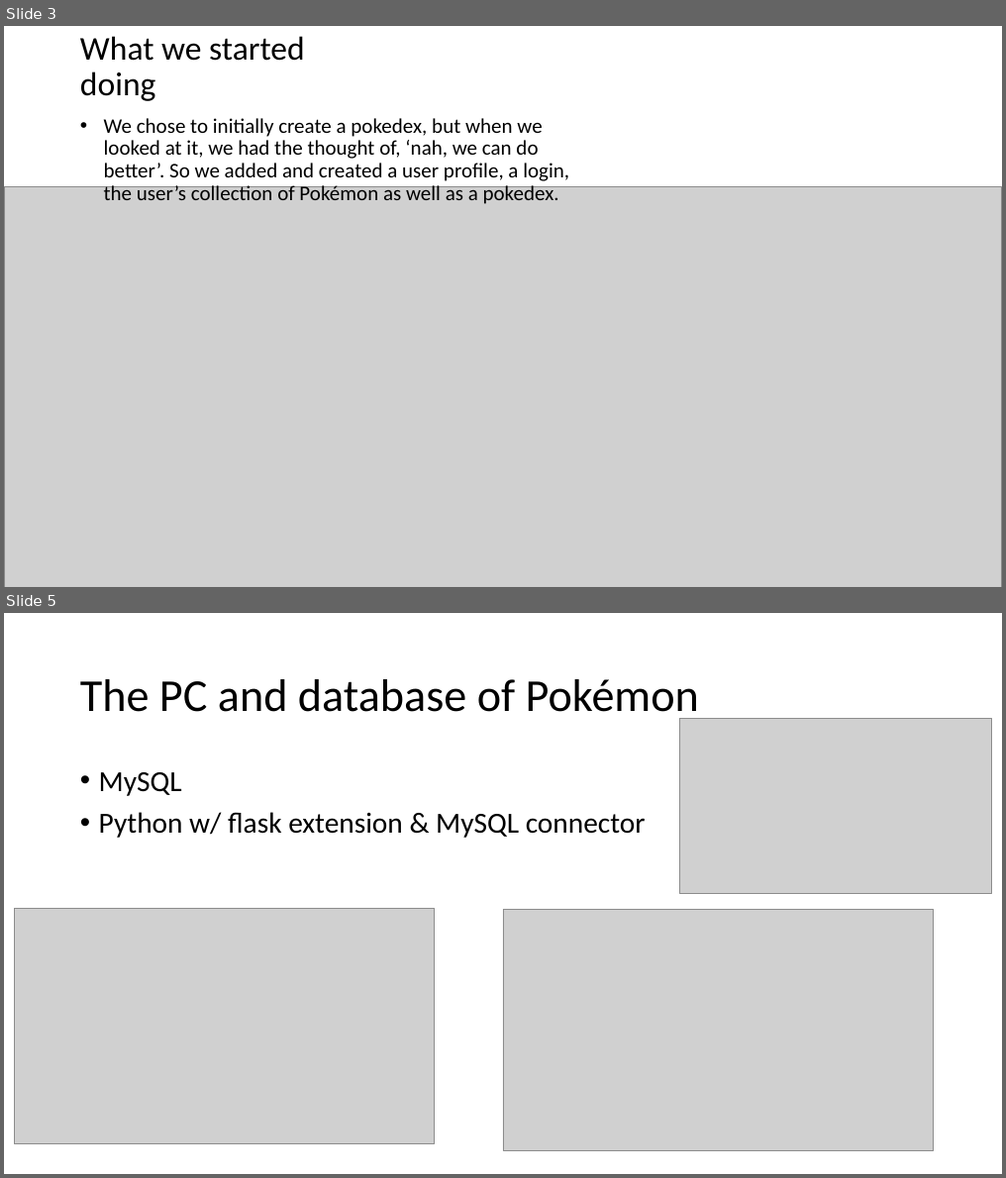
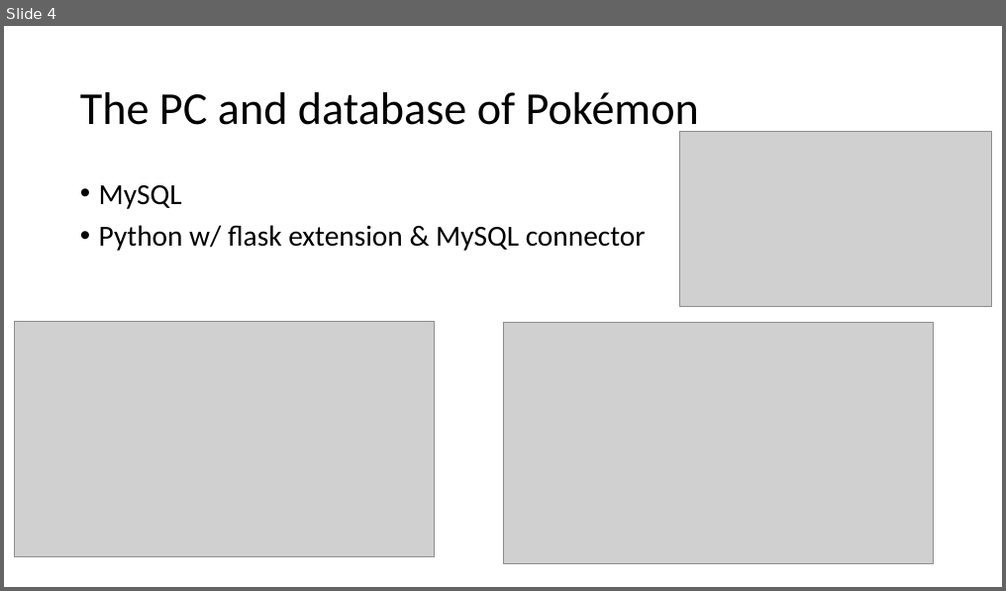
Before and after one commit to jordantiu/Pokemon_Database, a slide deck: Documentation/final slideshow.pptx. Shown one above the other, each under a label of ours: slides 3 and 5 before the commit, slide 4 after it; the slides between them are not shown. The pictures are 1006x1178 and 1006x591 pixels, drawn with LibreOffice and Linux fonts; fonts in the diff are those of the drawing; grey boxes stand for pictures. Boxes give left, top, right and bottom in pixels: in the first picture for what was removed or moved away, otherwise in the second. Text is boxed around its words. In the diff, an @@ line names an element or a change of style, - is before the commit and + after.

```diff
--- a/Documentation/final slideshow.pptx
+++ b/Documentation/final slideshow.pptx
@@ slide 3 removed at [4,26,1002,587], background #FFFFFF @@
@@ title removed at [80,36,305,101] @@
-What we started doing
@@ text removed at [104,118,569,204] @@
-• We chose to initially create a pokedex, but when we looked at it, we had the thought of, ‘nah, we can do better’. So we added and created a user profile, a login, the user’s collection of Pokémon as well as a pokedex.
@@ picture removed at [4,187,1002,587] @@
@@ what was slide 5 is now slide 4 @@
```
Also in this commit, not shown: 2 slides changed, 3 slides added, 2 other slides removed.
